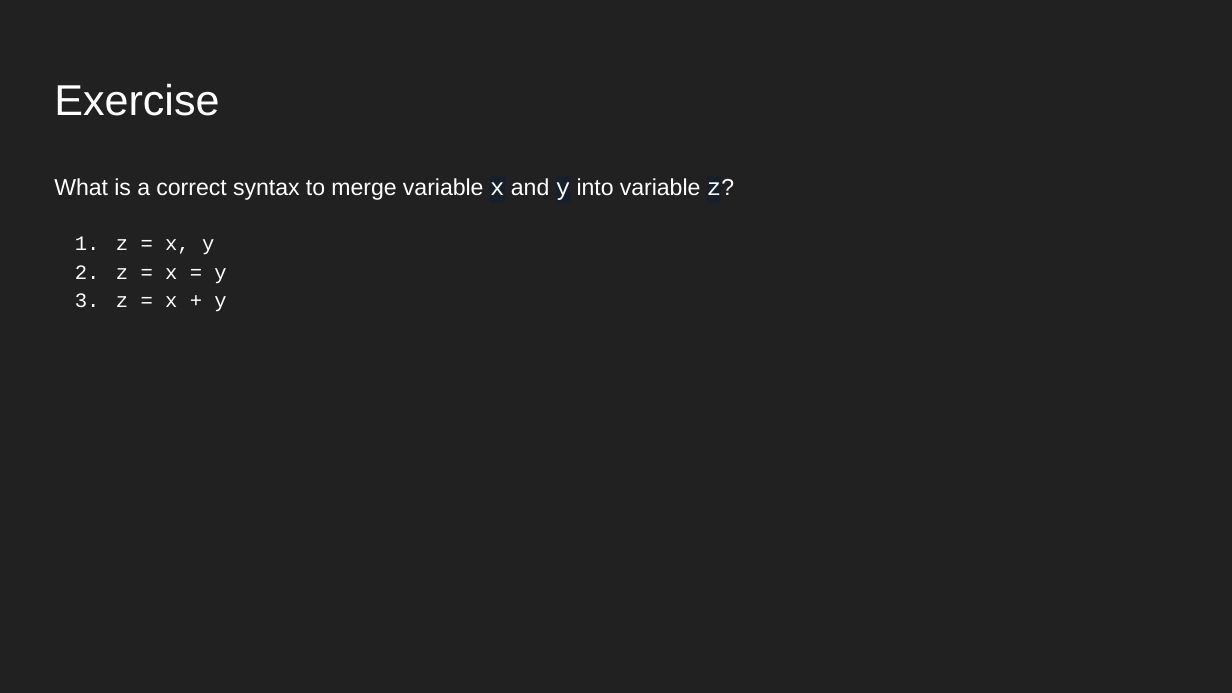
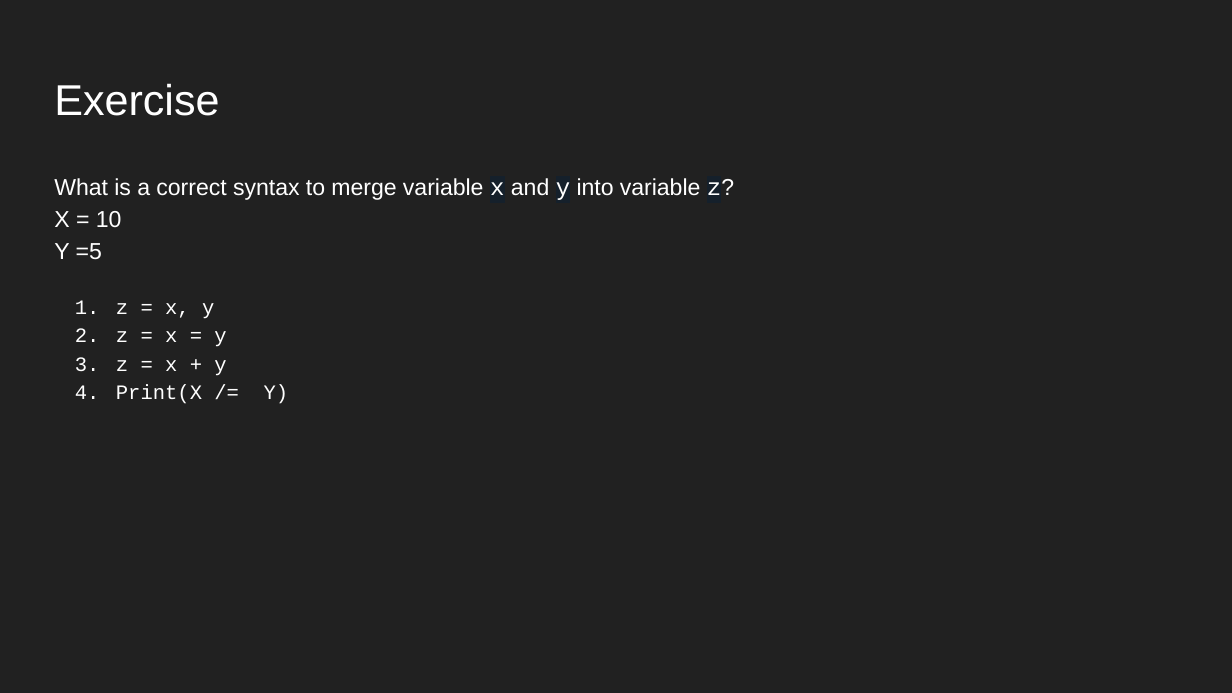
Before and after one commit to nsolaf1/Technology_Programming, a slide deck: slide 29 of Slides/Lesson 9 Data Types .pptx. Drawn at 1232x693 pixels with LibreOffice and Linux fonts; fonts in the diff are those of the drawing. Boxes give left, top, right and bottom in pixels: in the first picture for what was removed or moved away, otherwise in the second. Text is boxed around its words. In the diff, an @@ line names an element or a change of style, - is before the commit and + after.

```diff
--- a/Slides/Lesson 9 Data Types .pptx
+++ b/Slides/Lesson 9 Data Types .pptx
@@ text at box(54, 211, 122, 260): paragraphs added @@
+X = 10
+Y =5
@@ text at box(116, 384, 289, 404): paragraph added @@
+4. Print(X /= Y)
```
Also in this commit, not shown: 12 other slides changed, 6 other files.
